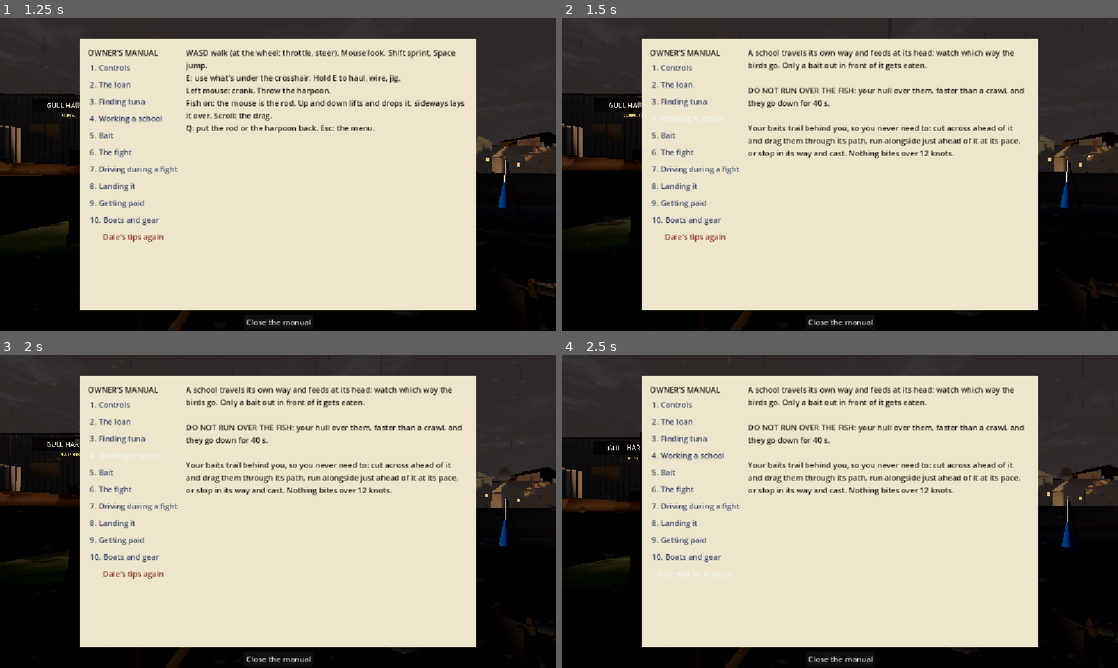
Above: before the commit, frames 1-4 (two rows, left to right).
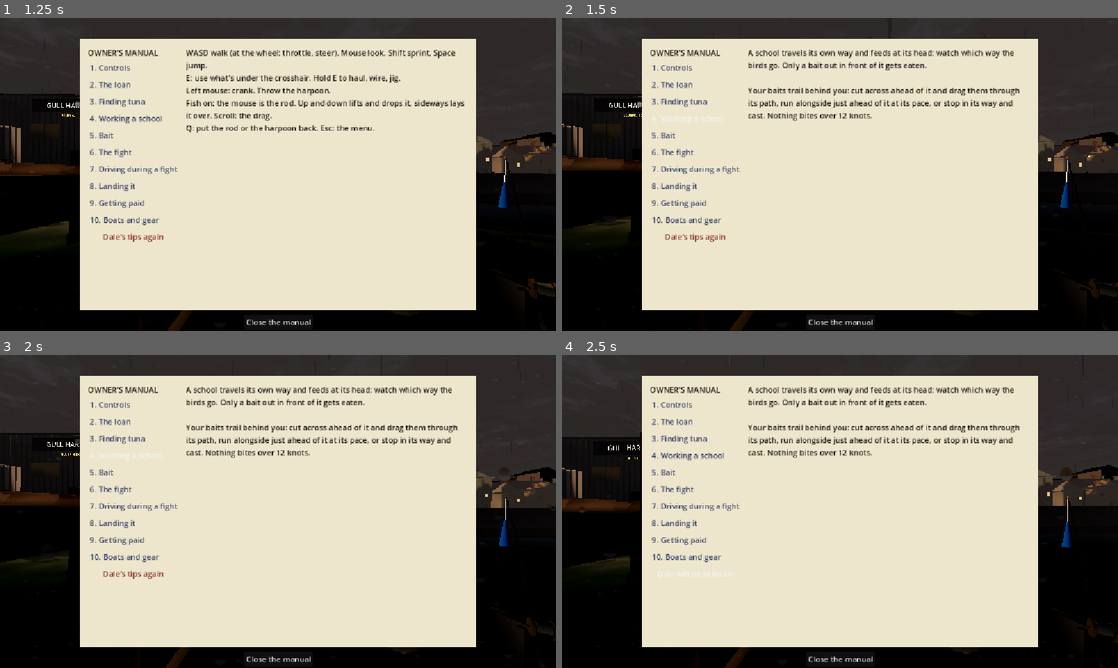
Above: after the commit, the same moments.

Repository: Kortev/Gull-Harbor
Game: Godot game, scene res://sea/sea.tscn
Same seed, same stepped clock (60 frames per second), same inputs: the game is played once before the commit and once after it.
Inputs:
- Up to frame 1 (1.25 s): click "The owner's manual" at 0.5 s
- Up to frame 2 (1.5 s): click "4. Working a school" at 1.25 s
- Up to frame 3 (2 s): no input
- Up to frame 4 (2.5 s): click "Dale's tips again" at 2 s

Frame 1 is identical in both runs. In frame 2, 2.8% of the frame differs, in the area x 33-84%, y 22-46%; in frame 3, 2.8%; in frame 4, 2.8%.

Commit message:
No more spooking: running over a school does nothing to it
It only punished you for what you couldn't see. Nothing bites with the baits skipping at speed, so you still ease
down to troll; Dale's tip and the manual say that instead.

Co-Authored-By: Claude Opus 5.5 <noreply@anthropic.com>

Diff:
--- a/tests/pass_test.gd
+++ b/tests/pass_test.gd
@@ -1,7 +1,6 @@
 extends Node
 ## Working a school (tuna/schools.gd): it travels its own way and feeds at its head, so a bait eats only out in front
-## of it, not behind it or off to the side; her baits don't pull it to them; run her hull over it and it goes down,
-## slow or not (only a crawl doesn't); working a slick it eats all round.
+## of it, not behind it or off to the side; her baits don't pull it to them; working a slick it eats all round.
 ## Run: godot --headless --path . res://tests/pass_test.tscn
 
 const Sea := preload("res://sea/sea.gd")
@@ -39,15 +38,6 @@
 	await get_tree().create_timer(2.0).timeout
 	var went: Vector2 = s.center(schools.now()) - was
 	_check(went.normalized().dot(Vector2(1, 0)) > 0.9, "it keeps its own heading (%.1f, %.1f)" % [went.x, went.y])
-	# a crawl over it doesn't put it down; trolling speed over it does
-	var helm: Node = sea.boat.helm
-	helm.set("at", s.center(schools.now()))
-	helm.set("speed", 0.6)
-	schools._spooking()
-	_check(s.spooked_until < schools.now(), "a crawl over it doesn't put it down")
-	helm.set("speed", 2.5)
-	schools._spooking()
-	_check(s.spooked_until > schools.now(), "her hull over it at trolling speed puts it down")
 	# working a slick (going nowhere) it eats all round
 	schools._start(8, seed, schools.now(), at + Vector2(0, -200), Vector2(1, 0), 0.0, 200.0)
 	var w = schools.schools[-1]
--- a/tuna/schools.gd
+++ b/tuna/schools.gd
@@ -13,9 +13,9 @@
 ## (tuna/radar.gd), and the sonar marks what's right under her. Run her to them, then set up a pass: a school
 ## travels its own way and feeds at its head, so a bait gets eaten (rods.gd hooks the fish, host only, strike()) only
 ## where it's out in front of the school (AHEAD m ahead of its middle, within its width and a bit: SIDE), never with
-## the baits skipping behind her at speed (BITE_SPEED). The baits trail behind her, so she never needs to go over the
-## fish: cut across its nose and drag them through, run alongside just ahead of it, or stop in its path and cast.
-## Run her hull over a school faster than a crawl (DOWN_SPEED) and it goes down (SPOOK s).
+## the baits skipping behind her at speed (BITE_SPEED). The baits trail behind her: cut across its nose and drag them
+## through, run alongside just ahead of it, or stop in its path and cast. (Running over a school does nothing to it:
+## the user's call, 2026-10-30, it only punished you for what you couldn't see.)
 ##
 ## Or bring them to you: chum (boat/chum.gd) lays a slick back through the baits, and while it's fresh (SLICK) a
 ## school within SLICK_PULL of it comes up it (DRAW m/s) and stays on it, working, as long as the chum keeps coming;
@@ -38,14 +38,8 @@
 ## lasts (s: a spell's up or down by the seed's dice).
 const BAIT_ONLY := 0.35
 const SPELL := 40.0
-## Faster than this (m/s) the baits skip and nothing bites; run her through a school faster than SPOOK_SPEED and it
-## goes down for SPOOK s.
+## Faster than this (m/s) the baits skip and nothing bites.
 const BITE_SPEED := 6.0
-const SPOOK_SPEED := 5.0
-const SPOOK := 40.0
-## Her hull over a school (within its width and DOWN_REACH m) going faster than this (m/s, about 2.5 knots) puts it down.
-const DOWN_SPEED := 1.3
-const DOWN_REACH := 6.0
 ## Where a travelling school eats: from AHEAD.x m behind its middle to AHEAD.y m ahead of its edge, within SIDE m of its
 ## edge to either side. Working a slick (not going anywhere) it eats all round.
 const AHEAD := Vector2(4.0, 35.0)
@@ -186,7 +180,6 @@
 			s.queue_free()
 	if Net.is_host():
 		_strikes(delta)
-		_spooking()
 		_chum_in -= delta
 		if _chum_in <= 0.0:
 			_chum_in = 1.0
@@ -301,23 +294,6 @@
 			s.speed = speed
 			s.run = run
 			s.life = life
-
-
-## Host: run her hull over a school (faster than a crawl) and it goes down: over it fast, from further out.
-func _spooking() -> void:
-	var v := absf(boat_speed())
-	if v < DOWN_SPEED:
-		return
-	var t := now()
-	var at := boat_at()
-	var reach := DOWN_REACH + (9.0 if v > SPOOK_SPEED else 0.0)
-	for s in schools:
-		if s.spooked_until < t and not s.bait_only and s.center(t).distance_to(at) < s.radius + reach:
-			var until := t + SPOOK
-			if Net.in_session():
-				_spook.rpc(s.id, until)
-			else:
-				_spook(s.id, until)
 
 
 @rpc("authority", "call_local", "reliable")
--- a/ui/manual.gd
+++ b/ui/manual.gd
@@ -21,9 +21,8 @@
 		+ "The sportfisher's radar paints birds in the air out to 1.5 km. It can't tell gulls from tuna birds."],
 	["4. Working a school", "A school travels its own way and feeds at its head: watch which way the birds go. "
 		+ "Only a bait out in front of it gets eaten.\n\n"
-		+ "DO NOT RUN OVER THE FISH: your hull over them, faster than a crawl, and they go down for 40 s.\n\n"
-		+ "Your baits trail behind you, so you never need to: cut across ahead of it and drag them through its "
-		+ "path, run alongside just ahead of it at its pace, or stop in its way and cast. Nothing bites over 12 knots."],
+		+ "Your baits trail behind you: cut across ahead of it and drag them through its path, run alongside just "
+		+ "ahead of it at its pace, or stop in its way and cast. Nothing bites over 12 knots."],
 	["5. Bait", "Baits wash out in 5 minutes (live ones 10) and get a quarter of the bites. E on the rod for a "
 		+ "fresh one.\n\n"
 		+ "Live mackerel (the live-bait well, $1,500): half as many bites again. Hold E on the jig rod, slowed "
--- a/ui/tips.gd
+++ b/ui/tips.gd
@@ -17,7 +17,7 @@
 const TIPS := {
 	"out": "Dale, from the bank. Tuna feed under birds. Find a flock.",
 	"flock": "Diving birds, white water? Bluefin. Go. Birds sitting? Wait for them.",
-	"fast": "Don't run over them, they'll go down. Get out ahead, slow down, drag your baits across their nose.",
+	"fast": "Ease her down to troll: nothing bites at speed. Get out ahead of them, drag your baits across their nose.",
 	"bite": "That's a reel screaming. Grab the rod!",
 	"fight": "Reel screaming? Hands off. Grinding? Pump: lift slow, wind as you drop. He jumps, drop the tip.",
 	"alone": "Alone? Rod in the holder, Q. Steer, then grab it again.",
@@ -208,7 +208,7 @@
 		if bool(s.get("bait_only")):
 			continue
 		var d := (s.call("center", now) as Vector2).distance_to(at)
-		if (speed > 4.5 and d < 350.0) or (float(s.get("spooked_until")) > now and d < 120.0):
+		if speed > 6.0 and d < 250.0:
 			show_tip("fast")
 			break
 	# a fish on
--- a/vs/vs.gd
+++ b/vs/vs.gd
@@ -242,7 +242,6 @@
 	var keep: Node = schools.get("sea")
 	schools.set("sea", sides[1 - my_team])
 	schools.call("_strikes", delta)
-	schools.call("_spooking")
 	_draw_in -= delta
 	if _draw_in <= 0.0:
 		_draw_in = 1.0
Not shown, changed: docs/FEATURES.md
Not shown, changed: docs/VOICE_LINES.md
